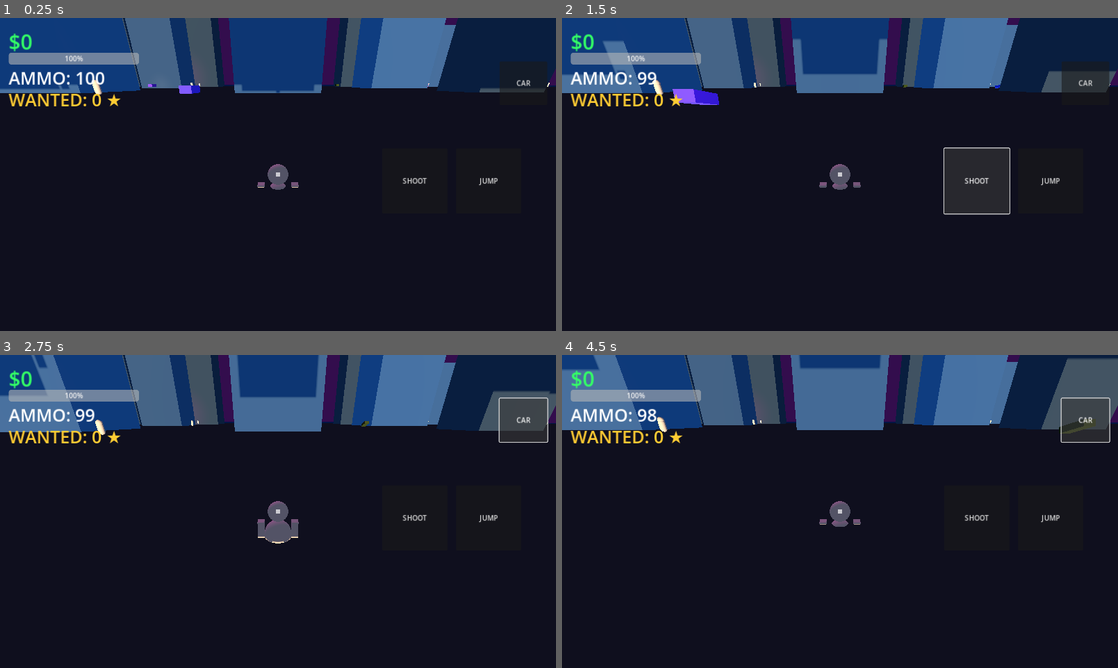
Above: before the commit, frames 1-4 (two rows, left to right).
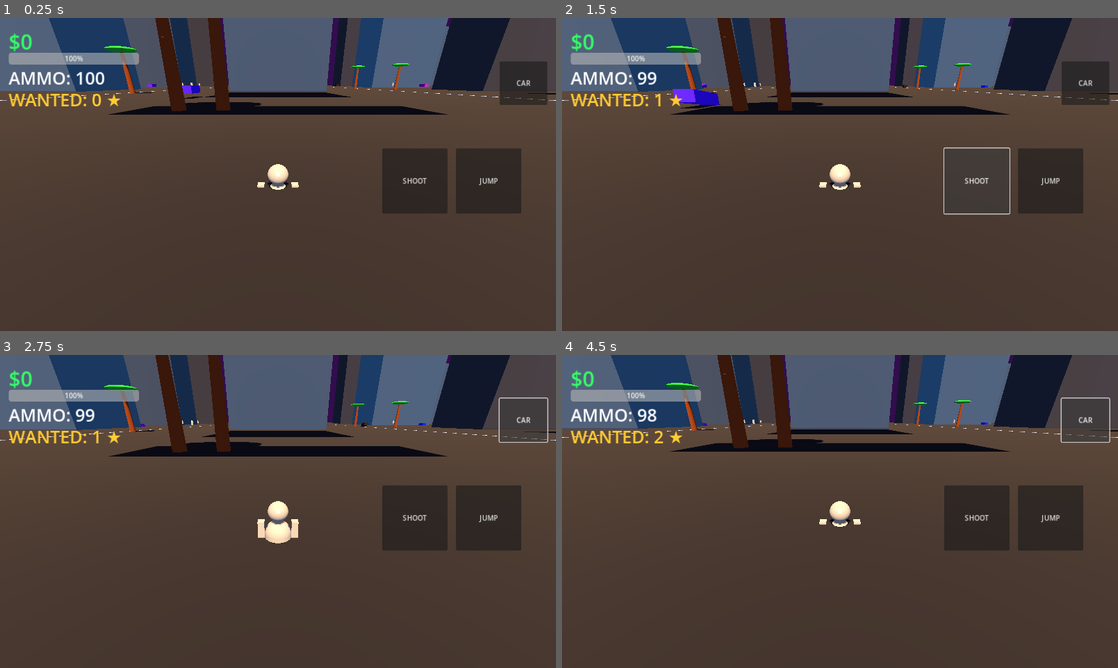
Above: after the commit, the same moments.

Repository: AniblimaxDeveloper/geta-iv-sivis
Game: Godot game, scene res://Main.tscn
Same seed, same stepped clock (60 frames per second), same inputs: the game is played once before the commit and once after it.
Inputs:
- Up to frame 1 (0.25 s): no input
- Up to frame 2 (1.5 s): click "JUMP" at 0.5 s; click "SHOOT" at 1.25 s
- Up to frame 3 (2.75 s): click "CAR" at 2 s
- Up to frame 4 (4.5 s): click "JUMP" at 2.75 s; click "SHOOT" at 3.5 s; click "CAR" at 4.25 s

The runs differ from the first frame. In frame 1, 93% of the frame differs, in the area x 0-100%, y 0-100%; in frame 2, 93%; in frame 3, 92%; in frame 4, 92%.

Commit message:
feat: Phase 11 - Road markings, bullet tracers, vehicle braking, panicking NPCs

Diff:
--- a/Main.gd
+++ b/Main.gd
@@ -9,76 +9,55 @@
 
 var wanted_level: int = 0
 var police_spawned: bool = false
-var time_of_day: float = 0.0
 
 func _ready():
     generate_city()
-    spawn_vehicles(20)
-    spawn_pedestrians(50)
+    spawn_vehicles(15)
+    spawn_pedestrians(40)
 
-func _process(delta):
+func _process(_delta):
     hud_money.text = "$" + str(player.money)
     hud_health.value = player.health
     hud_wanted.text = "WANTED: " + str(wanted_level) + " ★"
     hud_ammo.text = "AMMO: " + str(player.ammo)
 
-    time_of_day += delta * 0.05
-    sun.rotation.x = sin(time_of_day) * 1.5
-
 func generate_city():
-    # 1. LANTAI ASPAL (Yang sekarang punya tabrakan fisik)
-    var ground_body = StaticBody3D.new()
-
-    # Visual Lantai
+    # 1. Lantai Aspal
+    var ground = StaticBody3D.new()
     var floor_mesh = MeshInstance3D.new()
     var plane = PlaneMesh.new()
-    plane.size = Vector2(600, 600)
+    plane.size = Vector2(800, 800)
     floor_mesh.mesh = plane
     var f_mat = StandardMaterial3D.new()
-    f_mat.albedo_color = Color(0.15, 0.15, 0.2) # Warna aspal agak terang
+    f_mat.albedo_color = Color(0.12, 0.12, 0.15)
     floor_mesh.material_override = f_mat
-
-    # Tabrakan Lantai (Collision)
     var col = CollisionShape3D.new()
     var shape = BoxShape3D.new()
-    shape.size = Vector3(600, 1, 600)
+    shape.size = Vector3(800, 1, 800)
     col.shape = shape
-    col.position = Vector3(0, -0.5, 0) # Posisi tabrakan agar permukaannya pas di Y=0
+    col.position.y = -0.5
+    ground.add_child(floor_mesh)
+    ground.add_child(col)
+    add_child(ground)
 
-    ground_body.add_child(floor_mesh)
-    ground_body.add_child(col)
-    add_child(ground_body)
-
-    # 2. Air Pantai
-    var water = MeshInstance3D.new()
-    var w_plane = PlaneMesh.new()
-    w_plane.size = Vector2(1000, 1000)
-    water.mesh = w_plane
-    var w_mat = StandardMaterial3D.new()
-    w_mat.albedo_color = Color(0.1, 0.4, 0.8)
-    w_mat.metallic = 0.8
-    w_mat.roughness = 0.1
-    water.material_override = w_mat
-    water.position = Vector3(0, -0.2, -400)
-    add_child(water)
-
-    # 3. Gedung & Lampu
-    var block_size = 80
+    # 2. Grid Gedung & Jalan
+    var block_size = 100
     for x in range(-3, 4):
         for z in range(-3, 4):
+            # Bangunan
             var b = StaticBody3D.new()
             var m = MeshInstance3D.new()
             var b_box = BoxMesh.new()
-            var w = randf_range(20, 40)
-            var h = randf_range(50, 160)
-            var d = randf_range(20, 40)
+            var w = randf_range(30, 50)
+            var h = randf_range(60, 200)
+            var d = randf_range(30, 50)
             b_box.size = Vector3(w, h, d)
             m.mesh = b_box
 
             var mat = StandardMaterial3D.new()
-            mat.albedo_color = Color(0.1, 0.15, 0.2)
+            mat.albedo_color = Color(0.15, 0.15, 0.2)
             mat.emission_enabled = true
-            mat.emission = Color(0.1, 0.4, 0.8) * randf_range(0.2, 0.5)
+            mat.emission = Color(0.2, 0.5, 0.8) * randf_range(0.1, 0.4) # Jendela biru
             m.material_override = mat
 
             var c = CollisionShape3D.new()
@@ -91,49 +70,72 @@
             b.add_child(c)
             add_child(b)
 
-    for i in range(30):
-        var light = OmniLight3D.new()
-        light.light_color = Color(1.0, 0.2, 0.8) if randf() > 0.5 else Color(0.2, 0.8, 1.0)
-        light.light_energy = 8.0
-        light.omni_range = 30.0
-        light.position = Vector3(randf_range(-250, 250), 10, randf_range(-250, 250))
-        add_child(light)
+            # Marka Jalan (Garis Putih)
+            for i in range(-4, 5):
+                var line = MeshInstance3D.new()
+                var l_box = BoxMesh.new()
+                l_box.size = Vector3(0.5, 0.05, 20)
+                line.mesh = l_box
+                var l_mat = StandardMaterial3D.new()
+                l_mat.albedo_color = Color(1, 1, 1, 0.5)
+                line.material_override = l_mat
+                # Posisi di tengah jalan antar gedung
+                line.position = Vector3(x * block_size + block_size/2, 0.02, i * 20 + z * block_size)
+                add_child(line)
+
+    # 3. Pohon Palem
+    for i in range(50):
+        var palm = Node3D.new()
+        var trunk = MeshInstance3D.new()
+        var cyl = CylinderMesh.new()
+        cyl.top_radius = 0.5
+        cyl.bottom_radius = 0.8
+        cyl.height = 12.0
+        trunk.mesh = cyl
+        trunk.position.y = 6.0
+        var trunk_mat = StandardMaterial3D.new()
+        trunk_mat.albedo_color = Color(0.4, 0.2, 0.1)
+        trunk.material_override = trunk_mat
+        palm.add_child(trunk)
+
+        var leaves = MeshInstance3D.new()
+        var sphere = SphereMesh.new()
+        sphere.radius = 4.0
+        sphere.height = 1.5
+        leaves.mesh = sphere
+        leaves.position.y = 12.0
+        var leaf_mat = StandardMaterial3D.new()
+        leaf_mat.albedo_color = Color(0.1, 0.6, 0.2)
+        leaves.material_override = leaf_mat
+        palm.add_child(leaves)
+
+        palm.position = Vector3(randf_range(-300, 300), 0, randf_range(-300, 300))
+        add_child(palm)
 
 func spawn_vehicles(amount: int):
     for i in range(amount):
         var car = VehicleBody3D.new()
         car.add_to_group("vehicles")
         car.set_script(load("res://TrafficCar.gd"))
-
         var col = CollisionShape3D.new()
         var box = BoxShape3D.new()
         box.size = Vector3(2.5, 1.5, 5.0)
         col.shape = box
         car.add_child(col)
-
         var mesh = MeshInstance3D.new()
         var box_mesh = BoxMesh.new()
         box_mesh.size = Vector3(2.5, 1.5, 5.0)
         mesh.mesh = box_mesh
         var mat = StandardMaterial3D.new()
-        mat.albedo_color = Color(randf(), 0.2, randf())
+        mat.albedo_color = Color(randf(), 0.1, randf())
         mesh.material_override = mat
         car.add_child(mesh)
-
-        var light = SpotLight3D.new()
-        light.position = Vector3(0, 0, -2.5)
-        light.spot_range = 20.0
-        light.light_energy = 2.0
-        car.add_child(light)
-
         for w in [[1.2, -0.5, 1.8], [-1.2, -0.5, 1.8], [1.2, -0.5, -1.8], [-1.2, -0.5, -1.8]]:
             var wheel = VehicleWheel3D.new()
             wheel.position = Vector3(w[0], w[1], w[2])
             wheel.use_as_steering = true
             wheel.use_as_traction = true
             car.add_child(wheel)
-
-        # Posisi mobil dinaikkan sedikit agar tidak tembus aspal
         car.position = Vector3(randf_range(-200, 200), 2.0, randf_range(-200, 200))
         add_child(car)
 
@@ -158,9 +160,14 @@
         mesh_root.add_child(head)
 
         ped.add_child(mesh_root)
-        # Posisi warga pas di atas aspal
         ped.position = Vector3(randf_range(-200, 200), 1.0, randf_range(-200, 200))
         add_child(ped)
+
+func panic_pedestrians():
+    var peds = get_tree().get_nodes_in_group("pedestrians") # Pastikan masuk grup
+    for p in peds:
+        if p.has_method("panic"):
+            p.panic()
 
 func add_wanted_level():
     wanted_level += 1
--- a/Pedestrian.gd
+++ b/Pedestrian.gd
@@ -2,28 +2,48 @@
 var speed: float = 4.0
 var direction: Vector3
 var time_to_change: float = 0.0
+var is_panicking: bool = false
 @onready var leg_l = $MeshRoot/LegL
 @onready var leg_r = $MeshRoot/LegR
 var walk_t: float = 0.0
+var target_player: Node3D
 
-func _ready(): randomize_dir()
+func _ready():
+    randomize_dir()
+    target_player = get_node_or_null("../../Player")
 
 func randomize_dir():
     direction = Vector3(randf_range(-1, 1), 0, randf_range(-1, 1)).normalized()
     time_to_change = randf_range(3.0, 6.0)
 
+func panic():
+    if not is_panicking:
+        is_panicking = true
+        speed = 10.0 # Lari kencang
+        time_to_change = 5.0
+
 func _physics_process(delta):
     if not is_on_floor(): velocity.y -= 30.0 * delta
     time_to_change -= delta
-    if time_to_change <= 0: randomize_dir()
+
+    if is_panicking and target_player:
+        # Lari menjauh dari pemain
+        direction = (global_position - target_player.global_position).normalized()
+        direction.y = 0
+        if time_to_change <= 0:
+            is_panicking = false
+            speed = 4.0
+            randomize_dir()
+    elif time_to_change <= 0:
+        randomize_dir()
 
     velocity.x = direction.x * speed
     velocity.z = direction.z * speed
     move_and_slide()
 
-    walk_t += delta * 10.0
+    walk_t += delta * (20.0 if is_panicking else 10.0)
     if leg_l and leg_r:
         leg_l.rotation.x = sin(walk_t) * 0.5
         leg_r.rotation.x = -sin(walk_t) * 0.5
 
-    if get_slide_collision_count() > 0: randomize_dir()
+    if get_slide_collision_count() > 0 and not is_panicking: randomize_dir()
--- a/Player.gd
+++ b/Player.gd
@@ -23,7 +23,14 @@
 
 func _physics_process(delta):
     if current_vehicle:
-        current_vehicle.engine_force = -input_dir.y * 2000.0
+        # Rem dan Mundur (Sumbu Y Positif = Rem/Mundur)
+        if input_dir.y > 0:
+            current_vehicle.brake = input_dir.y * 10.0
+            current_vehicle.engine_force = 0
+        else:
+            current_vehicle.brake = 0
+            current_vehicle.engine_force = -input_dir.y * 2500.0
+
         current_vehicle.steering = -input_dir.x * 0.6
         global_position = current_vehicle.global_position + Vector3(0, 3.0, 0)
         mesh_root.visible = false
@@ -78,10 +85,29 @@
     query.exclude = [self.get_rid()]
     var result = space_state.intersect_ray(query)
 
+    # Tracer Peluru (Garis Visual)
+    var tracer = MeshInstance3D.new()
+    var t_mesh = BoxMesh.new()
+    t_mesh.size = Vector3(0.05, 0.05, origin.distance_to(end))
+    tracer.mesh = t_mesh
+    var t_mat = StandardMaterial3D.new()
+    t_mat.albedo_color = Color(1, 1, 0, 0.8)
+    t_mat.emission_enabled = true
+    t_mat.emission = Color(1, 1, 0)
+    tracer.material_override = t_mat
+    get_tree().current_scene.add_child(tracer)
+    tracer.global_position = (origin + end) / 2
+    tracer.look_at(end, Vector3.UP)
+    get_tree().create_timer(0.1).timeout.connect(tracer.queue_free)
+
+    # Memicu Panik Warga
+    var main = get_node_or_null("../../Main")
+    if main:
+        main.add_wanted_level()
+        main.panic_pedestrians()
+
     if result and result.collider.has_method("take_damage"):
         result.collider.take_damage(50)
-        var main = get_node_or_null("../../Main")
-        if main: main.add_wanted_level()
 
 func interact():
     if current_vehicle:
--- a/TrafficCar.gd
+++ b/TrafficCar.gd
@@ -1,10 +1,23 @@
 extends VehicleBody3D
-var speed: float = 600.0
+var target_speed: float = 600.0
 var time: float = 0.0
+var ray: RayCast3D
+
+func _ready():
+    ray = RayCast3D.new()
+    ray.target_position = Vector3(0, 0, -6) # Deteksi 6 meter ke depan
+    add_child(ray)
 
 func _physics_process(delta):
-    engine_force = speed
+    # Jika ada halangan di depan, rem!
+    if ray.is_colliding():
+        brake = 10.0
+        engine_force = 0
+    else:
+        brake = 0
+        engine_force = target_speed
+
     time += delta
     if time > randf_range(5.0, 10.0):
         time = 0
-        steering = randf_range(-0.5, 0.5)
+        steering = randf_range(-0.3, 0.3)
--- a/project.godot
+++ b/project.godot
@@ -20,5 +20,5 @@
 [rendering]
 renderer/rendering_method="mobile"
 renderer/rendering_method.mobile="mobile"
-environment/defaults/default_clear_color=Color(0.1, 0.05, 0.1, 1)
+environment/defaults/default_clear_color=Color(0.2, 0.05, 0.3, 1)
 textures/vram_compression/import_etc2_astc=true
Not shown, changed: export_presets.cfg
